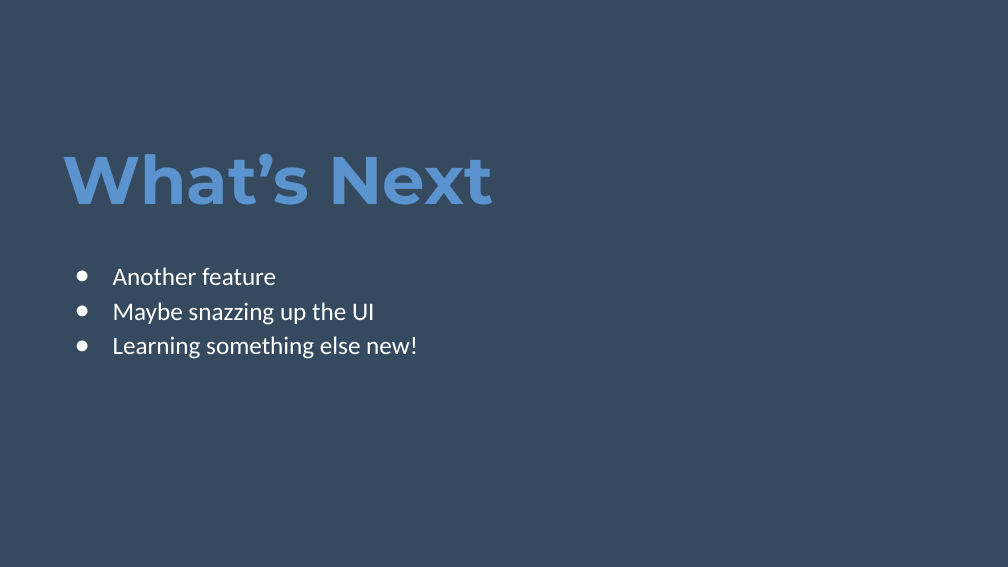
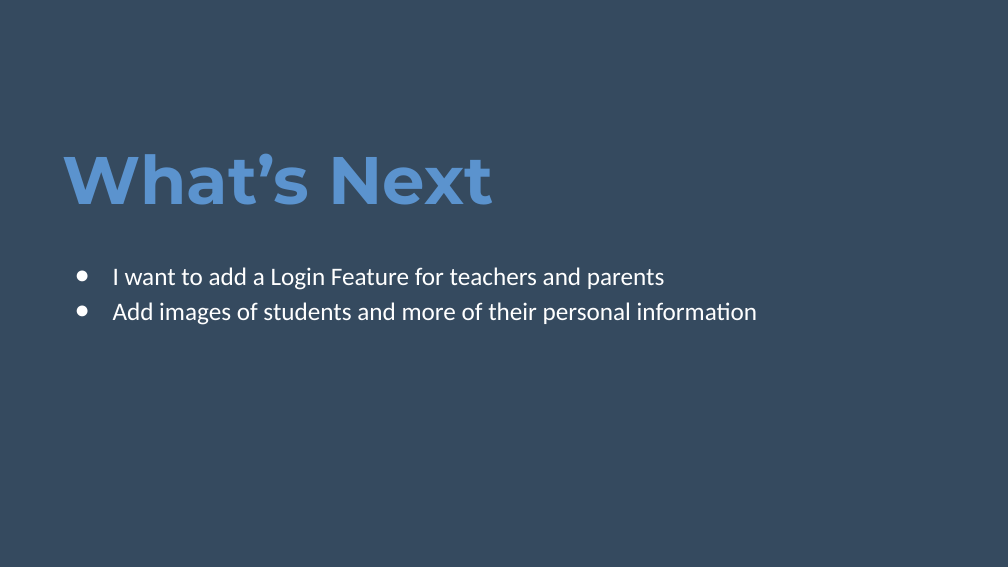
Before and after one commit to relleremily/DaycareProject, a slide deck: slide 9 of daycare-presentation.pptx. Drawn at 1008x567 pixels with LibreOffice and Linux fonts; fonts in the diff are those of the drawing; background and template pictures are left out. Boxes give left, top, right and bottom in pixels: in the first picture for what was removed or moved away, otherwise in the second. Text is boxed around its words. In the diff, an @@ line names an element or a change of style, - is before the commit and + after.

```diff
--- a/daycare-presentation.pptx
+++ b/daycare-presentation.pptx
@@ text at (113,267,758,325): text changed @@
-● Another feature
-● Maybe snazzing up the UI
-● Learning something else new!
+● I want to add a Login Feature for teachers and parents
+● Add images of students and more of their personal information
```
Also in this commit, not shown: 4 other slides changed, 1 slide added, 1 slide removed, 20 other files.
